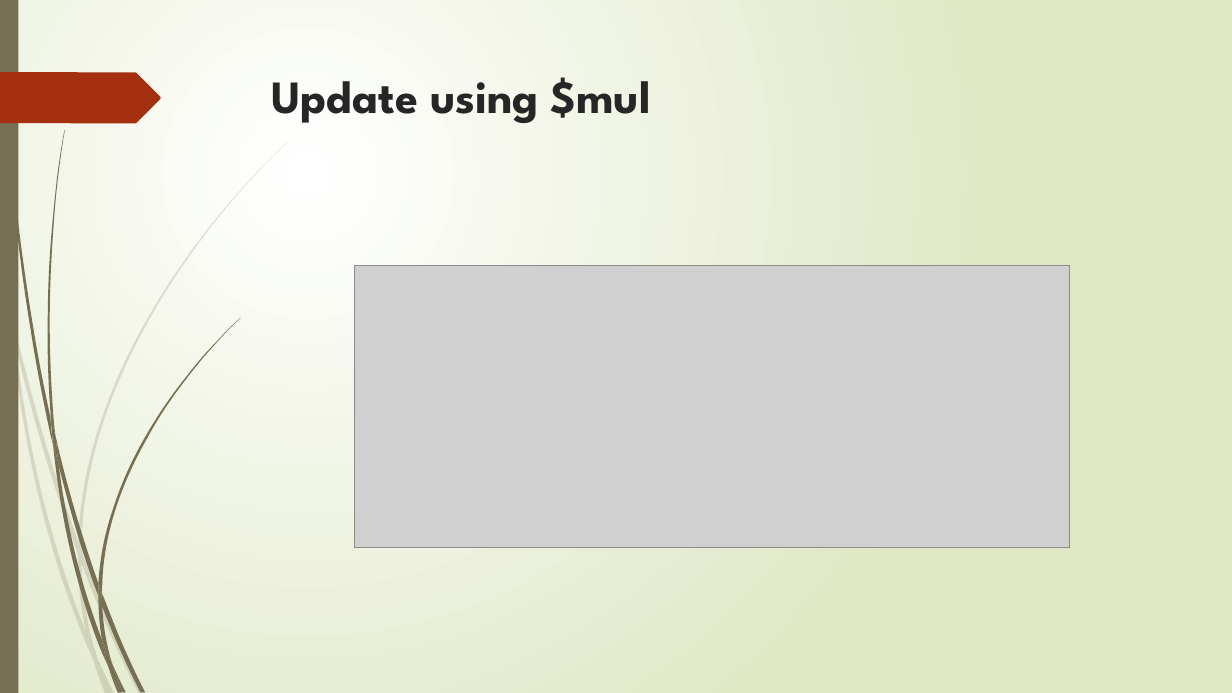
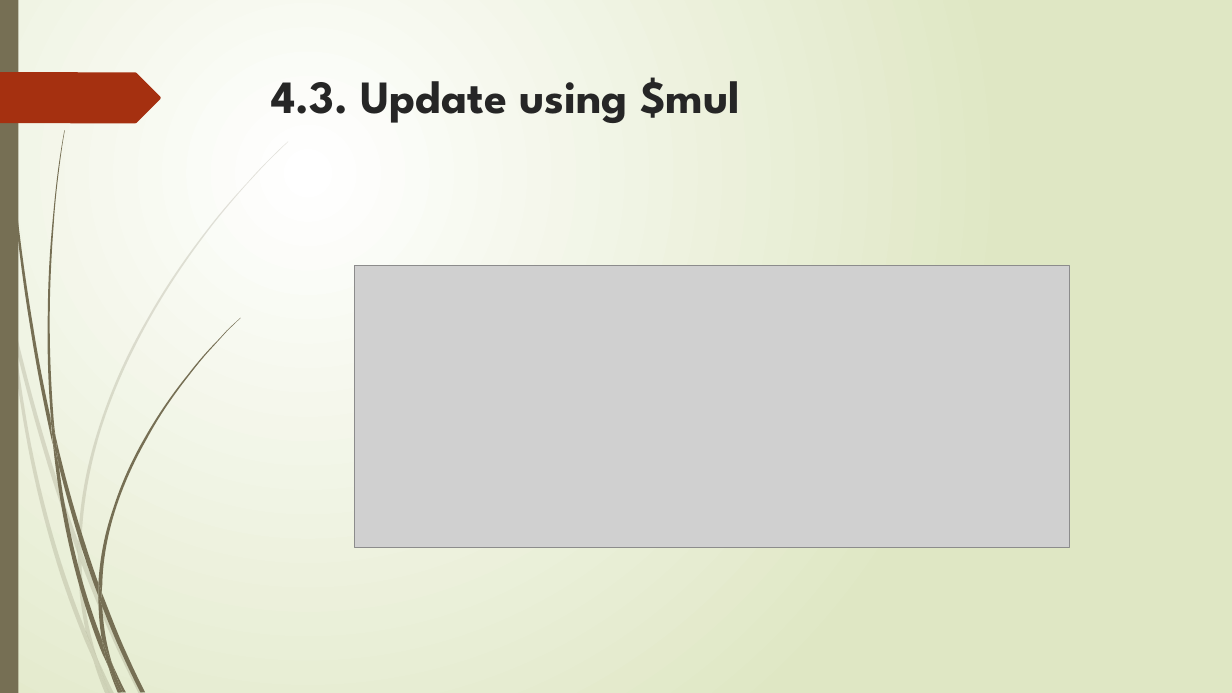
Before and after one commit to deepak127425/UST_Tasks, a slide deck: slide 10 of 1.MongoDB/4.MongoDB operations 13_Dec_2020/MongoDB operations.pptx. Drawn at 1232x693 pixels with LibreOffice and Linux fonts; fonts in the diff are those of the drawing; grey boxes stand for pictures. Boxes give left, top, right and bottom in pixels: in the first picture for what was removed or moved away, otherwise in the second. Text is boxed around its words. In the diff, an @@ line names an element or a change of style, - is before the commit and + after.

```diff
--- a/1.MongoDB/4.MongoDB operations 13_Dec_2020/MongoDB operations.pptx
+++ b/1.MongoDB/4.MongoDB operations 13_Dec_2020/MongoDB operations.pptx
@@ title at [271, 77, 740, 123]: text changed @@
-Update using $mul
+4.3. Update using $mul
```
Also in this commit, not shown: 19 other slides changed.
